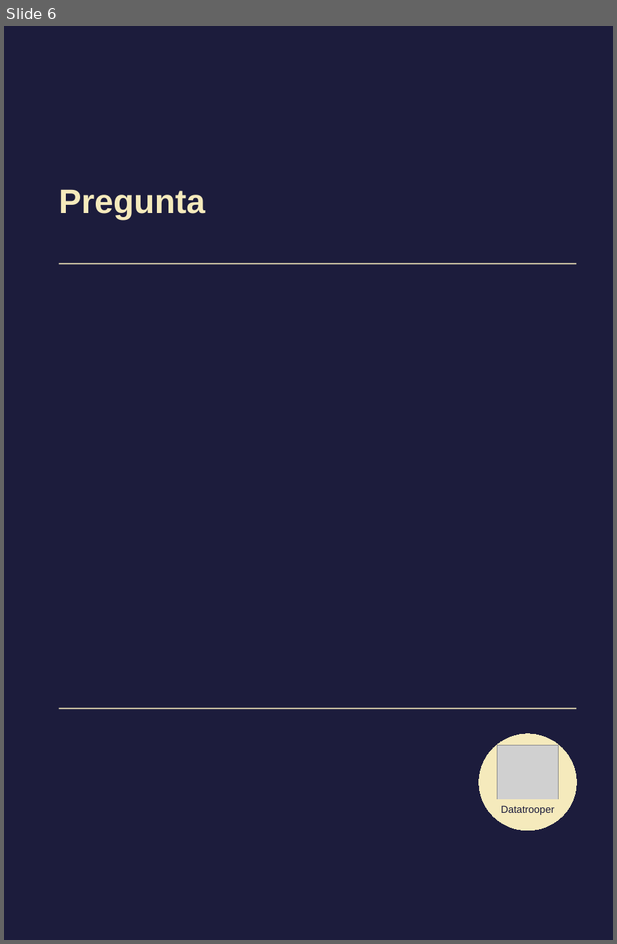
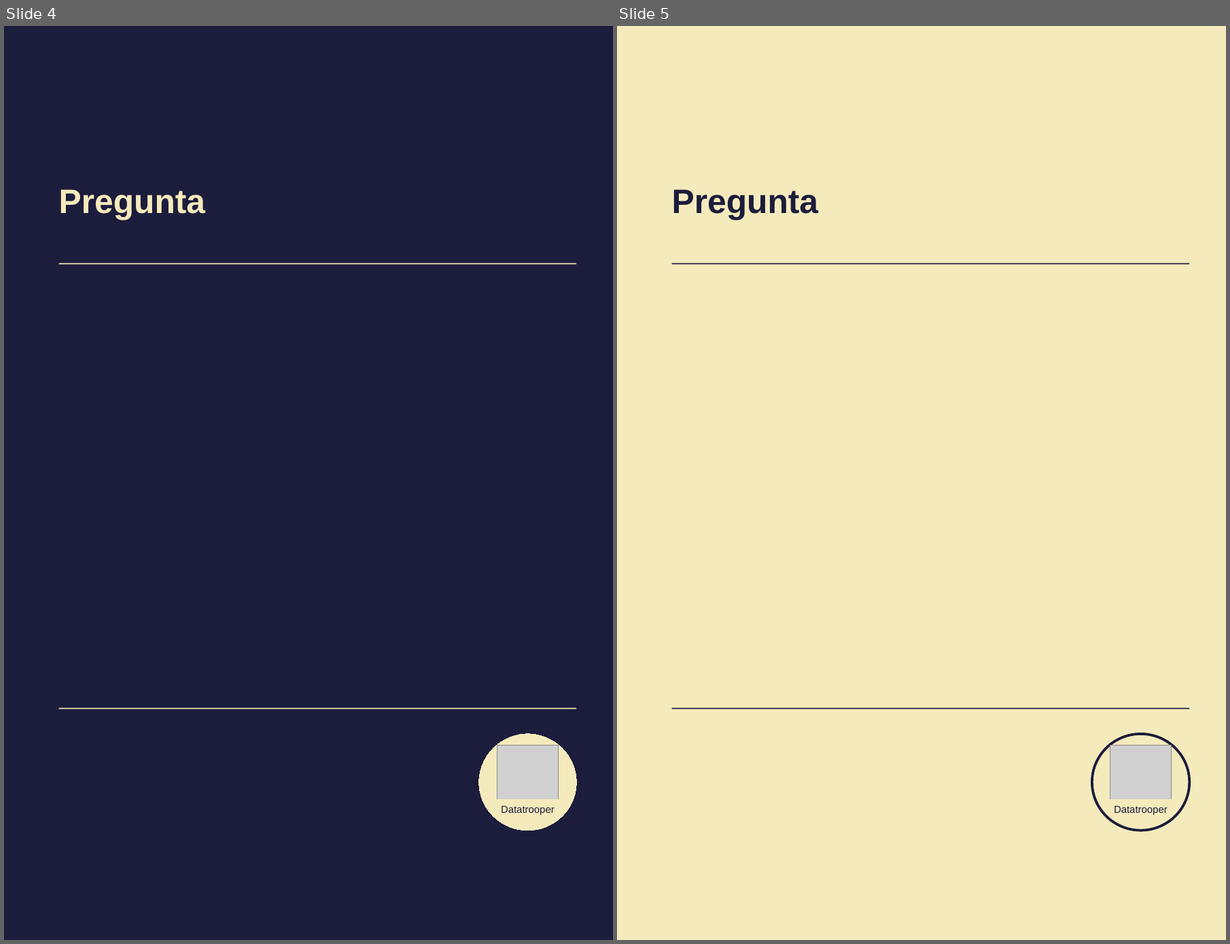
Before and after one commit to datatrooper/instatrooper, a slide deck: styles/instagram_templates_story.odp. Shown side by side, each under a label of ours: slide 6 before the commit, slides 4 and 5 after it. The pictures are 617x944 and 1230x944 pixels, drawn with LibreOffice and Linux fonts; fonts in the diff are those of the drawing; grey boxes stand for pictures. Boxes give left, top, right and bottom in pixels: in the first picture for what was removed or moved away, otherwise in the second. Text is boxed around its words. In the diff, an @@ line names an element or a change of style, - is before the commit and + after.

```diff
--- a/styles/instagram_templates_story.odp
+++ b/styles/instagram_templates_story.odp
@@ slide 5 added at box(617, 26, 1226, 940), background #F5EABC @@
@@ title added at box(672, 189, 818, 220), 40 pt, text #1C1C3C, bold @@
+Pregunta
@@ line added from (672, 263) to (1190, 263), #1C1C3C 1.5 pt @@
@@ line added from (672, 709) to (1190, 709), #1C1C3C 1.5 pt @@
@@ ellipse added at box(1092, 734, 1190, 830), fill #F5EABC, outline #1C1C3C 3 pt @@
@@ picture added at box(1111, 745, 1171, 806) @@
@@ rectangle added at box(1111, 800, 1171, 818), fill #F5EABC, outline #F5EABC 0 pt, 12 pt, text #1C1C3C @@
+Datatrooper
@@ what was slide 6 is now slide 4 @@
```
Also in this commit, not shown: 2 slides removed, 7 other files.
